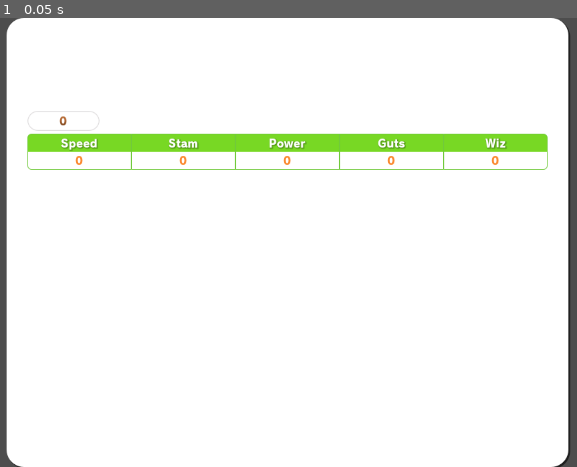
Above: before the commit, frame 1.
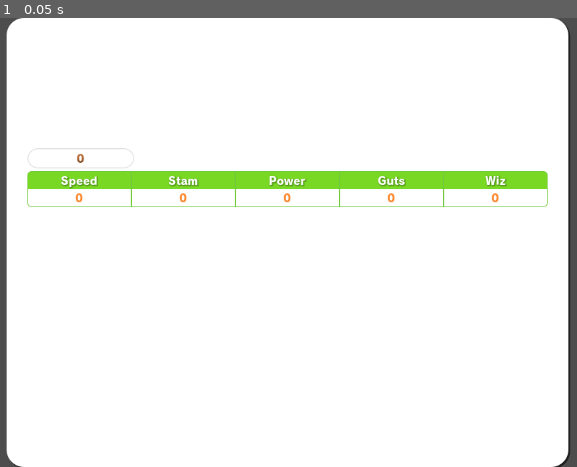
Above: after the commit, the same moment.

Repository: Fernsicles/Uma-Integrated-Stat-Calculator
Game: Godot game, scene res://scenes/main.tscn
The game is run twice, just before and just after one commit, with the same random seed, the same clock (stepped at 60 frames per second) and the same inputs.
Inputs:
- Up to frame 1 (0.05 s): no input

The runs differ from the first frame. In frame 1, 8.0% of the frame differs, in the area x 4-95%, y 20-43%.

Commit message:
Rank icons working, evo skills not accounted for still

Diff:
--- a/godot/main.gd
+++ b/godot/main.gd
@@ -1,112 +1,126 @@
 extends Control
 
+var character_data: Variant
 var counter: int = 0
 var host: Variant = JavaScriptBridge.eval("window.location.host;")
+var list_items: Dictionary[int, SkillListItem] = { }
+var potential_skills: Dictionary[int, Variant] = { }
+var score: int = 0:
+	set(value):
+		%ScoreLabel.text = format_number_with_commas(int(value))
+		score = int(value)
+		%HTTPRequest.request_completed.connect(on_request_completed_get_rank)
+		%HTTPRequest.request("http://%s/rank_icon/%d" % [host, score])
 var score_calc: Score = Score.new()
 var ws: WebSocketPeer = WebSocketPeer.new()
-var potential_skills: Dictionary[int, Variant] = { }
-var list_items: Dictionary[int, SkillListItem] = { }
-var character_data: Variant
 
 
 func format_number_with_commas(number: int) -> String:
-    var num_str: String = str(abs(number))
-    var result: String = ""
-    var count: int = 0
-    var sep: String = ","
+	var num_str: String = str(abs(number))
+	var result: String = ""
+	var count: int = 0
+	var sep: String = ","
 
-    for i in range(num_str.length() - 1, -1, -1):
-        result = num_str[i] + result
-        count += 1
-        if count % 3 == 0 and i != 0:
-            result = sep + result
+	for i in range(num_str.length() - 1, -1, -1):
+		result = num_str[i] + result
+		count += 1
+		if count % 3 == 0 and i != 0:
+			result = sep + result
 
-    if number < 0:
-        result = "-" + result
+	if number < 0:
+		result = "-" + result
 
-    return result
+	return result
 
 
-func on_request_completed(_result: int, _response_code: int, _headers: PackedStringArray, body: PackedByteArray) -> void:
-    var port: String = body.get_string_from_ascii()
-    ws.connect_to_url("ws://127.0.0.1:%s" % port)
+func on_request_completed_get_ws(_result: int, _response_code: int, _headers: PackedStringArray, body: PackedByteArray) -> void:
+	var port: String = body.get_string_from_ascii()
+	ws.connect_to_url("ws://127.0.0.1:%s" % port)
+	%HTTPRequest.request_completed.disconnect(on_request_completed_get_ws)
+
+
+func on_request_completed_get_rank(_result: int, _response_code: int, _headers: PackedStringArray, body: PackedByteArray) -> void:
+	var image: Image = Image.new()
+	image.load_png_from_buffer(body)
+	%RankIcon.texture = ImageTexture.create_from_image(image)
+	%HTTPRequest.request_completed.disconnect(on_request_completed_get_rank)
 
 
 func update_chara_data(chara_data: Variant) -> void:
-    character_data = chara_data
-    potential_skills.clear()
-    list_items.clear()
-    for child in %SkillsContainer.get_children():
-        %SkillsContainer.remove_child(child)
-    %ParamBar.speed_value = chara_data.speed
-    %ParamBar.stamina_value = chara_data.stamina
-    %ParamBar.power_value = chara_data.power
-    %ParamBar.guts_value = chara_data.guts
-    %ParamBar.wiz_value = chara_data.wiz
-    %ScoreLabel.text = format_number_with_commas(score_calc.calculate_score(chara_data))
+	character_data = chara_data
+	potential_skills.clear()
+	list_items.clear()
+	for child in %SkillsContainer.get_children():
+		%SkillsContainer.remove_child(child)
+	%ParamBar.speed_value = chara_data.speed
+	%ParamBar.stamina_value = chara_data.stamina
+	%ParamBar.power_value = chara_data.power
+	%ParamBar.guts_value = chara_data.guts
+	%ParamBar.wiz_value = chara_data.wiz
+	score = score_calc.calculate_score(chara_data)
 
 
 func add_potential_skill(skills: Variant) -> void:
-    var skill_data: Variant = skills[0]
-    var group_id: int = skill_data.id / 10
-    var skill_score: int = score_calc.calculate_adjusted_skill_score(skill_data, character_data)
-    skill_data.grade_value = skill_score
-    var list_item: SkillListItem = preload("res://scenes/skill_list_item.tscn").instantiate()
-    list_item.setup(skill_data)
-    if group_id in potential_skills:
-        var prev_skill: Variant = potential_skills[group_id]
-        potential_skills[group_id] = skill_data
-        %ScoreLabel.text = format_number_with_commas(int(int(%ScoreLabel.text) + skill_score - prev_skill.grade_value))
-        %SkillsContainer.remove_child(list_items[group_id])
-        list_items[group_id] = list_item
-        %SkillsContainer.add_child(list_item, true)
-    else:
-        potential_skills[group_id] = skill_data
-        %ScoreLabel.text = format_number_with_commas(int(int(%ScoreLabel.text) + skill_score))
-        list_items[group_id] = list_item
-        %SkillsContainer.add_child(list_item, true)
+	var skill_data: Variant = skills[0]
+	var group_id: int = skill_data.id / 10
+	var skill_score: int = score_calc.calculate_adjusted_skill_score(skill_data, character_data)
+	skill_data.grade_value = skill_score
+	var list_item: SkillListItem = preload("res://scenes/skill_list_item.tscn").instantiate()
+	list_item.setup(skill_data)
+	if group_id in potential_skills:
+		var prev_skill: Variant = potential_skills[group_id]
+		potential_skills[group_id] = skill_data
+		score = score + skill_score - prev_skill.grade_value
+		%SkillsContainer.remove_child(list_items[group_id])
+		list_items[group_id] = list_item
+		%SkillsContainer.add_child(list_item, true)
+	else:
+		potential_skills[group_id] = skill_data
+		score = score + skill_score
+		list_items[group_id] = list_item
+		%SkillsContainer.add_child(list_item, true)
 
 
 func remove_potential_skill(skills: Variant) -> void:
-    var group_id: int = skills[0].id / 10
-    if group_id in potential_skills:
-        var prev_skill: Variant = potential_skills[group_id]
-        if len(skills) > 1 and int(prev_skill.id) % 10 == 1:
-            add_potential_skill([skills[0]])
-            return
-        %ScoreLabel.text = format_number_with_commas(int(%ScoreLabel.text) - prev_skill.grade_value)
-        %SkillsContainer.remove_child(list_items[group_id])
-        potential_skills.erase(group_id)
-        list_items.erase(group_id)
+	var group_id: int = skills[0].id / 10
+	if group_id in potential_skills:
+		var prev_skill: Variant = potential_skills[group_id]
+		if len(skills) > 1 and int(prev_skill.id) % 10 == 1:
+			add_potential_skill([skills[0]])
+			return
+		score = score - prev_skill.grade_value
+		%SkillsContainer.remove_child(list_items[group_id])
+		potential_skills.erase(group_id)
+		list_items.erase(group_id)
 
 
 func _process(_delta: float) -> void:
-    ws.poll()
+	ws.poll()
 
-    var state: int = ws.get_ready_state()
+	var state: int = ws.get_ready_state()
 
-    if state == WebSocketPeer.STATE_OPEN:
-        while ws.get_available_packet_count():
-            var packet: PackedByteArray = ws.get_packet()
-            if ws.was_string_packet():
-                counter += 1
-                var message_string: String = packet.get_string_from_utf8()
-                var message: Variant = JSON.parse_string(message_string)
-                var eval_command: String = "console.log(JSON.parse('%s'))" % message_string.json_escape()
-                JavaScriptBridge.eval(eval_command)
-                match message.message_type:
-                    "CharacterUpdate":
-                        update_chara_data(message.message.CharacterUpdate)
-                    "SkillPlus":
-                        add_potential_skill(message.message.SkillUpdate)
-                    "SkillMinus":
-                        remove_potential_skill(message.message.SkillUpdate)
-            else:
-                ws.send(packet, WebSocketPeer.WRITE_MODE_BINARY)
+	if state == WebSocketPeer.STATE_OPEN:
+		while ws.get_available_packet_count():
+			var packet: PackedByteArray = ws.get_packet()
+			if ws.was_string_packet():
+				counter += 1
+				var message_string: String = packet.get_string_from_utf8()
+				var message: Variant = JSON.parse_string(message_string)
+				var eval_command: String = "console.log(JSON.parse('%s'))" % message_string.json_escape()
+				JavaScriptBridge.eval(eval_command)
+				match message.message_type:
+					"CharacterUpdate":
+						update_chara_data(message.message.CharacterUpdate)
+					"SkillPlus":
+						add_potential_skill(message.message.SkillUpdate)
+					"SkillMinus":
+						remove_potential_skill(message.message.SkillUpdate)
+			else:
+				ws.send(packet, WebSocketPeer.WRITE_MODE_BINARY)
 
 
 func _ready() -> void:
-    if not host:
-        host = "localhost:5555"
-    %HTTPRequest.request_completed.connect(on_request_completed)
-    %HTTPRequest.request("http://%s/socket" % host)
+	if not host:
+		host = "localhost:5555"
+	%HTTPRequest.request_completed.connect(on_request_completed_get_ws)
+	%HTTPRequest.request("http://%s/socket" % host)
--- a/godot/scenes/main.tscn
+++ b/godot/scenes/main.tscn
@@ -45,6 +45,9 @@
 [node name="HTTPRequest" type="HTTPRequest" parent="." unique_id=1103455982]
 unique_name_in_owner = true
 
+[node name="HTTPRequestRank" type="HTTPRequest" parent="." unique_id=21984299]
+unique_name_in_owner = true
+
 [node name="PanelContainer" type="PanelContainer" parent="." unique_id=76414022]
 layout_mode = 2
 theme = SubResource("Theme_sugp2")
@@ -67,9 +70,19 @@
 [node name="VBoxContainer" type="VBoxContainer" parent="PanelContainer/MarginContainer/VBoxContainer/HeaderContainer/HBoxContainer" unique_id=1817476546]
 layout_mode = 2
 
-[node name="CharaPortrait" type="TextureRect" parent="PanelContainer/MarginContainer/VBoxContainer/HeaderContainer/HBoxContainer/VBoxContainer" unique_id=1541141814]
+[node name="AspectRatioContainer" type="AspectRatioContainer" parent="PanelContainer/MarginContainer/VBoxContainer/HeaderContainer/HBoxContainer/VBoxContainer" unique_id=2037968151]
+layout_mode = 2
+
+[node name="CharaPortrait" type="TextureRect" parent="PanelContainer/MarginContainer/VBoxContainer/HeaderContainer/HBoxContainer/VBoxContainer/AspectRatioContainer" unique_id=1541141814]
+visible = false
 custom_minimum_size = Vector2(100, 100)
 layout_mode = 2
+
+[node name="RankIcon" type="TextureRect" parent="PanelContainer/MarginContainer/VBoxContainer/HeaderContainer/HBoxContainer/VBoxContainer/AspectRatioContainer" unique_id=301074724]
+unique_name_in_owner = true
+custom_minimum_size = Vector2(154, 154)
+layout_mode = 2
+expand_mode = 2
 
 [node name="PanelContainer" type="PanelContainer" parent="PanelContainer/MarginContainer/VBoxContainer/HeaderContainer/HBoxContainer/VBoxContainer" unique_id=1118767021]
 layout_mode = 2
Not shown, changed: plugin/src/il2cpp/gallop/helper.rs
Not shown, changed: plugin/src/il2cpp/helper.rs
Not shown, changed: plugin/src/lib.rs
